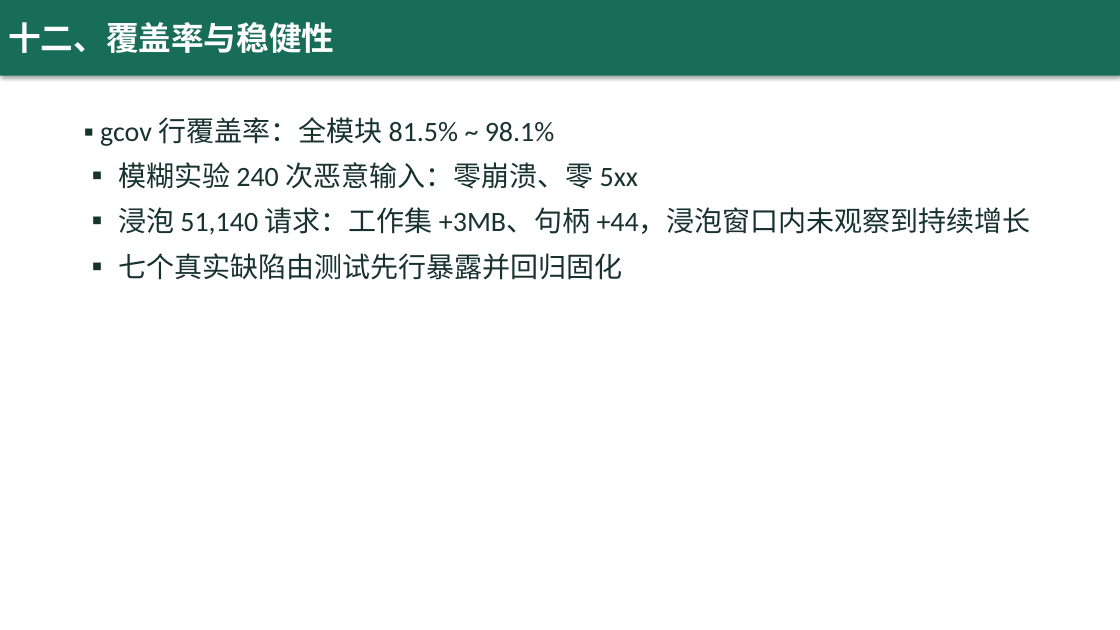
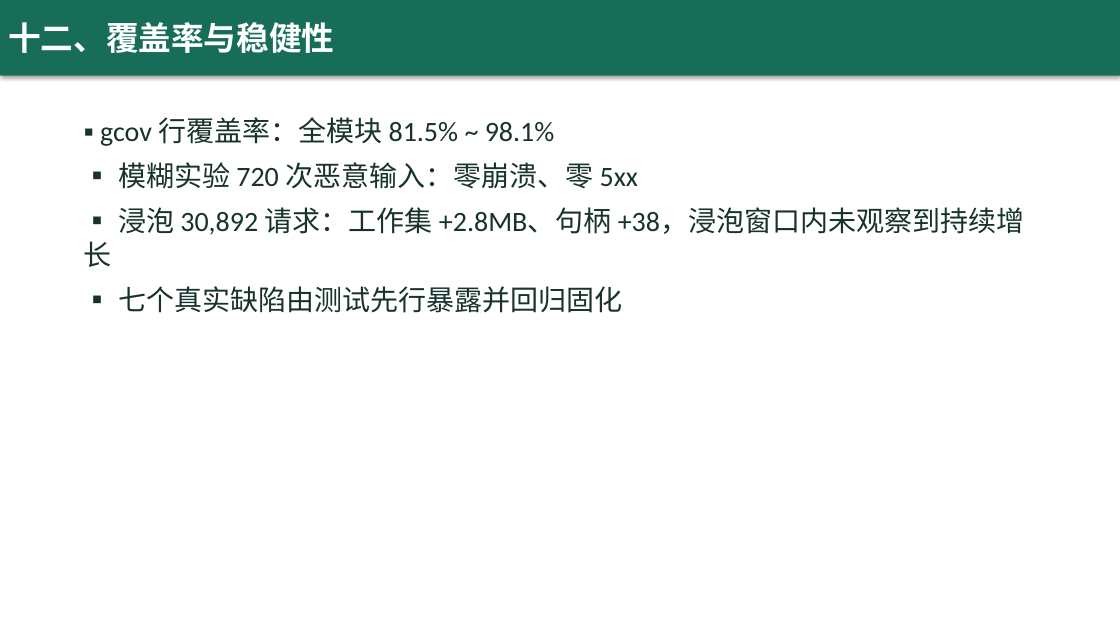
Before and after one commit to yq6666-66/lab-booking-system, a slide deck: slide 13 of docs/thesis/答辩演示.pptx. Drawn at 1120x630 pixels with LibreOffice and Linux fonts; fonts in the diff are those of the drawing. Boxes give left, top, right and bottom in pixels: in the first picture for what was removed or moved away, otherwise in the second. Text is boxed around its words. In the diff, an @@ line names an element or a change of style, - is before the commit and + after.

Commit message:
v1.17.0 发布态 16 通道完整复验全绿 + 证据刷新与 9 处文档对账 (#2)
通道：构建+单元 25/25、-fanalyzer 零告警、契约 56/56+14/14、文档门禁 7/7、
集成 full 79/79（720 并发零超卖+30 故障注入恢复）、前端门禁 36/36、E2E 8/8、
模糊 720 次（719 4xx+1 有效登录+零 5xx）、安全（时序/注入）、灰盒 8/8、
供应链 4/4、浸泡 60s+300s=30,892 请求零错误（ws +2.8MB/句柄 +38 无持续增长）、
候补压力（20 用户 5 席 FIFO 正确）、安装部署 8/8、混合负载零错误、基准无回退。

文档对账（随新证据一致化）：浸泡 51,140→30,892（README/手册/PPT/论文 6.7/竞品分析）、
模糊 240→720（fuzz 默认已扩至 120 轮×6 工人）、手册 63→67 路由/52→56 契约/24→25 单元/v1.17.0、
UAT 52→56+CI 四通道、大纲 24/42→25/79 与调试记录十例、演示脚本 24/52→25/56、
OPTIMIZATION_PLAN 24→25 单元；docx 与 PPT 重生成。

```diff
--- a/docs/thesis/答辩演示.pptx
+++ b/docs/thesis/答辩演示.pptx
@@ text at box(84, 162, 1024, 267): text changed @@
-▪ 模糊实验 240 次恶意输入：零崩溃、零 5xx
-▪ 浸泡 51,140 请求：工作集 +3MB、句柄 +44，浸泡窗口内未观察到持续增长
+▪ 模糊实验 720 次恶意输入：零崩溃、零 5xx
+▪ 浸泡 30,892 请求：工作集 +2.8MB、句柄 +38，浸泡窗口内未观察到持续增长
```
Also in this commit, not shown: 1 other slide changed, 28 other files.
